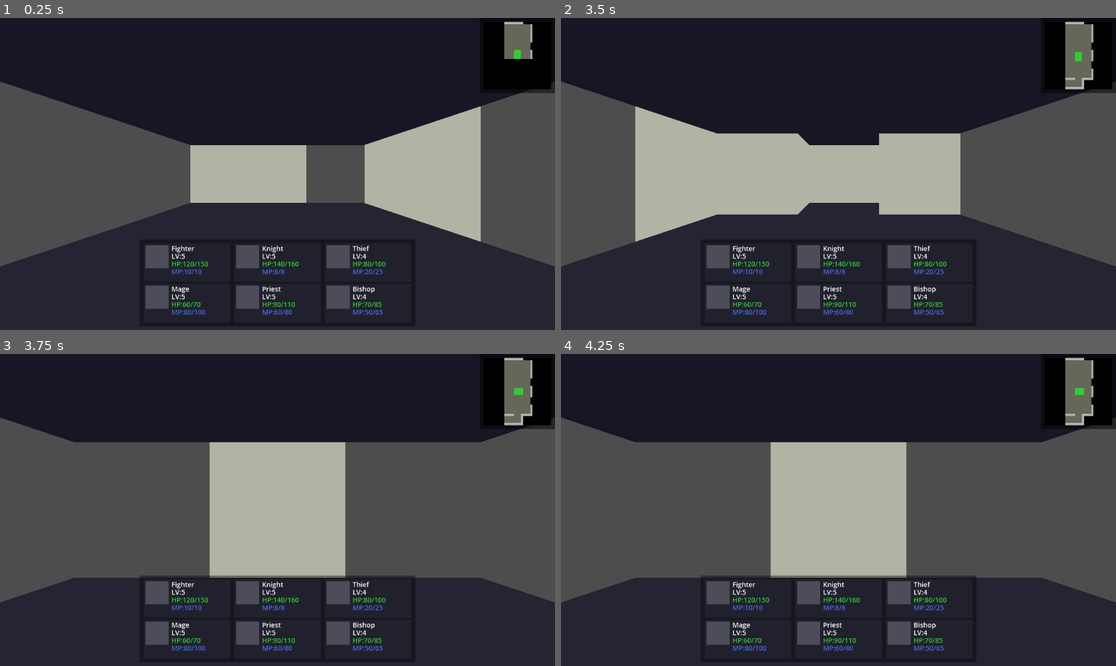
Above: before the commit, frames 1-4 (two rows, left to right).
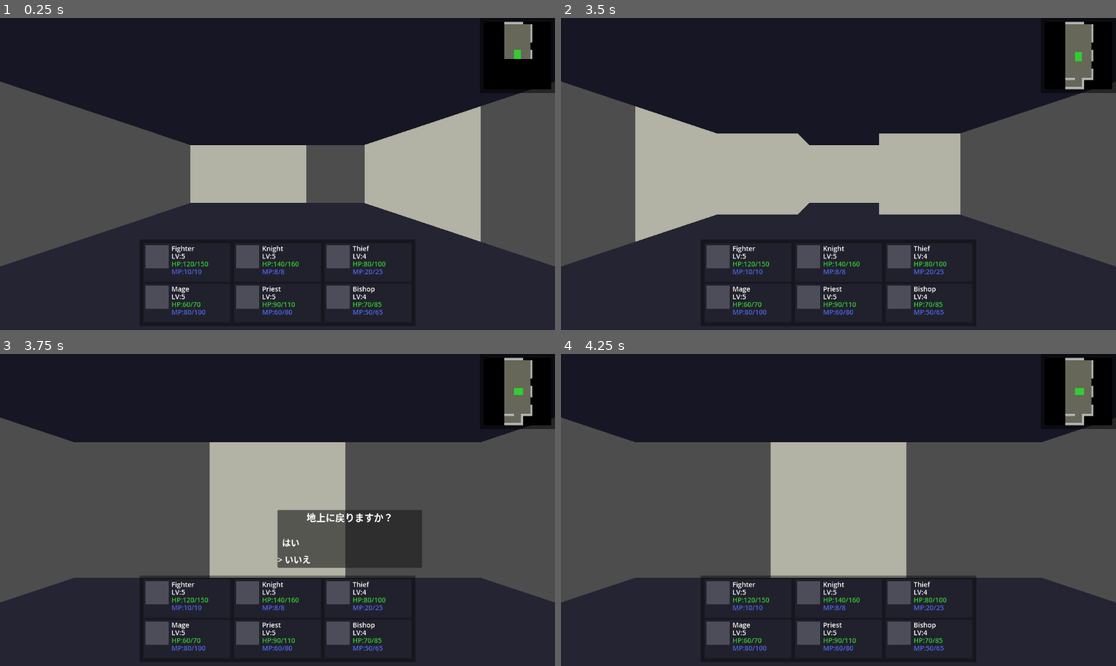
Above: after the commit, the same moments.

Repository: endo5501/DungeonMirundal2
Game: Godot game, scene res://src/main.tscn
Two runs of this game, one before a commit and one after it. Both use one fixed random seed, a clock stepped at 60 frames per second and the inputs below.
Inputs (mouse positions are in pixels of both pictures, inside the frame that each line leads up to):
- Up to frame 1 (0.25 s): no input
- Up to frame 2 (3.5 s): tap Enter (ui_accept) at 0.5, 0.77, 1.25, 2, 2.75 s; move the mouse to (960, 158) at 0.52 s; hold Right (ui_right) 0.53-1.25 s; tap Keypad Enter at 0.6, 2.1 s; click (960, 158) at 0.67 s; tap Space at 0.8, 2.3 s; drag from (727, 189) to (810, 236) at 1.27 s; move the mouse to (894, 105) at 2.02 s; hold Right (ui_right) 2.03-2.75 s; drag from (810, 236) to (672, 127) at 2.77 s
- Up to frame 3 (3.75 s): tap Enter (ui_accept) at 3.5 s; move the mouse to (444, 556) at 3.52 s; hold Left (ui_left) from 3.53 s (still down); hold Shift from 3.53 s (still down)
- Up to frame 4 (4.25 s): keep holding Left (ui_left); keep holding Shift; tap Enter (ui_accept) at 3.77 s; tap Space at 3.8 s

Frames 1-2 are identical in both runs. In frame 3, 4.7% of the frame differs, in the area x 49-76%, y 49-69%; in frame 4, nothing differs.

Commit message:
add dungeon return feature via START tile detection
DungeonScreen now detects when the player moves onto the START tile
and shows a confirmation dialog. Selecting 'yes' emits return_to_town
signal. Dialog pauses movement input while displayed. Default selection
is 'no' to prevent accidental returns.

Co-Authored-By: Claude Opus 4.6 (1M context) <noreply@anthropic.com>

Diff:
--- a/src/dungeon_scene/dungeon_screen.gd
+++ b/src/dungeon_scene/dungeon_screen.gd
@@ -1,5 +1,7 @@
 class_name DungeonScreen
 extends Control
+
+signal return_to_town
 
 var _dungeon_scene: DungeonScene
 var _sub_viewport: SubViewport
@@ -9,6 +11,10 @@
 var _wiz_map: WizMap
 var _explored_map: ExploredMap
 var _dungeon_view: DungeonView
+var _showing_return_dialog: bool = false
+var _return_dialog_selected: int = 0  # 0=はい, 1=いいえ
+var _return_dialog_labels: Array[Label] = []
+var _return_dialog_container: Control
 
 func _ready() -> void:
 	set_anchors_and_offsets_preset(PRESET_FULL_RECT)
@@ -65,6 +71,10 @@
 	if not event.pressed or event.echo:
 		return
 
+	if _showing_return_dialog:
+		_handle_return_dialog_input(event)
+		return
+
 	var moved := false
 	match event.keycode:
 		KEY_UP, KEY_W:
@@ -80,3 +90,70 @@
 
 	if moved:
 		_refresh_all()
+		if is_on_start_tile():
+			_show_return_dialog()
+
+func is_on_start_tile() -> bool:
+	if _wiz_map == null or _player_state == null:
+		return false
+	return _wiz_map.cell(_player_state.position.x, _player_state.position.y).tile == TileType.START
+
+func _show_return_dialog() -> void:
+	_showing_return_dialog = true
+	_return_dialog_selected = 1  # default to いいえ (safer)
+	_return_dialog_labels.clear()
+
+	_return_dialog_container = PanelContainer.new()
+	_return_dialog_container.set_anchors_and_offsets_preset(PRESET_CENTER)
+	_return_dialog_container.custom_minimum_size = Vector2(300, 120)
+	add_child(_return_dialog_container)
+
+	var vbox := VBoxContainer.new()
+	vbox.add_theme_constant_override("separation", 8)
+	_return_dialog_container.add_child(vbox)
+
+	var msg := Label.new()
+	msg.text = "地上に戻りますか？"
+	msg.add_theme_font_size_override("font_size", 20)
+	msg.horizontal_alignment = HORIZONTAL_ALIGNMENT_CENTER
+	vbox.add_child(msg)
+
+	var spacer := Control.new()
+	spacer.custom_minimum_size.y = 8
+	vbox.add_child(spacer)
+
+	var options := ["はい", "いいえ"]
+	for i in range(options.size()):
+		var label := Label.new()
+		label.add_theme_font_size_override("font_size", 18)
+		vbox.add_child(label)
+		_return_dialog_labels.append(label)
+	_update_return_dialog_labels()
+
+func _update_return_dialog_labels() -> void:
+	var options := ["はい", "いいえ"]
+	for i in range(_return_dialog_labels.size()):
+		var prefix := "> " if i == _return_dialog_selected else "  "
+		_return_dialog_labels[i].text = prefix + options[i]
+
+func _handle_return_dialog_input(event: InputEventKey) -> void:
+	match event.keycode:
+		KEY_UP, KEY_W:
+			_return_dialog_selected = 0
+			_update_return_dialog_labels()
+		KEY_DOWN, KEY_S:
+			_return_dialog_selected = 1
+			_update_return_dialog_labels()
+		KEY_ENTER, KEY_KP_ENTER, KEY_SPACE:
+			if _return_dialog_selected == 0:
+				return_to_town.emit()
+			_close_return_dialog()
+		KEY_ESCAPE:
+			_close_return_dialog()
+
+func _close_return_dialog() -> void:
+	_showing_return_dialog = false
+	if _return_dialog_container:
+		_return_dialog_container.queue_free()
+		_return_dialog_container = null
+	_return_dialog_labels.clear()
--- /dev/null
+++ b/tests/dungeon/test_dungeon_return.gd
@@ -0,0 +1,44 @@
+extends GutTest
+
+# Test the return logic (model-level detection, not UI)
+
+func _make_map_with_start_at(start_pos: Vector2i) -> WizMap:
+	var wiz_map := WizMap.new(8)
+	wiz_map.generate(42)
+	# Clear existing START, set new one
+	for y in range(wiz_map.map_size):
+		for x in range(wiz_map.map_size):
+			if wiz_map.cell(x, y).tile == TileType.START:
+				wiz_map.cell(x, y).tile = TileType.FLOOR
+	wiz_map.cell(start_pos.x, start_pos.y).tile = TileType.START
+	return wiz_map
+
+func test_player_on_start_tile_detected():
+	var wiz_map := _make_map_with_start_at(Vector2i(3, 3))
+	var ps := PlayerState.new(Vector2i(3, 3), Direction.NORTH)
+	assert_eq(wiz_map.cell(ps.position.x, ps.position.y).tile, TileType.START)
+
+func test_player_not_on_start_tile():
+	var wiz_map := _make_map_with_start_at(Vector2i(3, 3))
+	var ps := PlayerState.new(Vector2i(4, 4), Direction.NORTH)
+	assert_ne(wiz_map.cell(ps.position.x, ps.position.y).tile, TileType.START)
+
+func test_dungeon_screen_has_return_signal():
+	var screen := DungeonScreen.new()
+	assert_true(screen.has_signal("return_to_town"))
+
+func test_is_on_start_tile_returns_true():
+	var screen := DungeonScreen.new()
+	add_child_autofree(screen)
+	var wiz_map := _make_map_with_start_at(Vector2i(3, 3))
+	var ps := PlayerState.new(Vector2i(3, 3), Direction.NORTH)
+	screen.setup(wiz_map, ps)
+	assert_true(screen.is_on_start_tile())
+
+func test_is_on_start_tile_returns_false():
+	var screen := DungeonScreen.new()
+	add_child_autofree(screen)
+	var wiz_map := _make_map_with_start_at(Vector2i(3, 3))
+	var ps := PlayerState.new(Vector2i(4, 4), Direction.NORTH)
+	screen.setup(wiz_map, ps)
+	assert_false(screen.is_on_start_tile())
Not shown, changed: openspec/changes/town-screen-and-navigation/tasks.md
